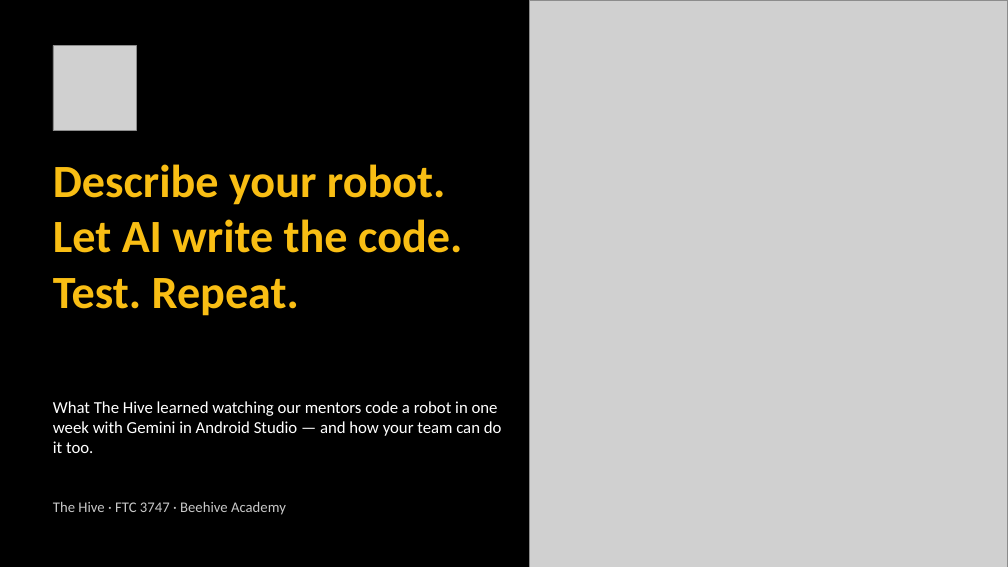
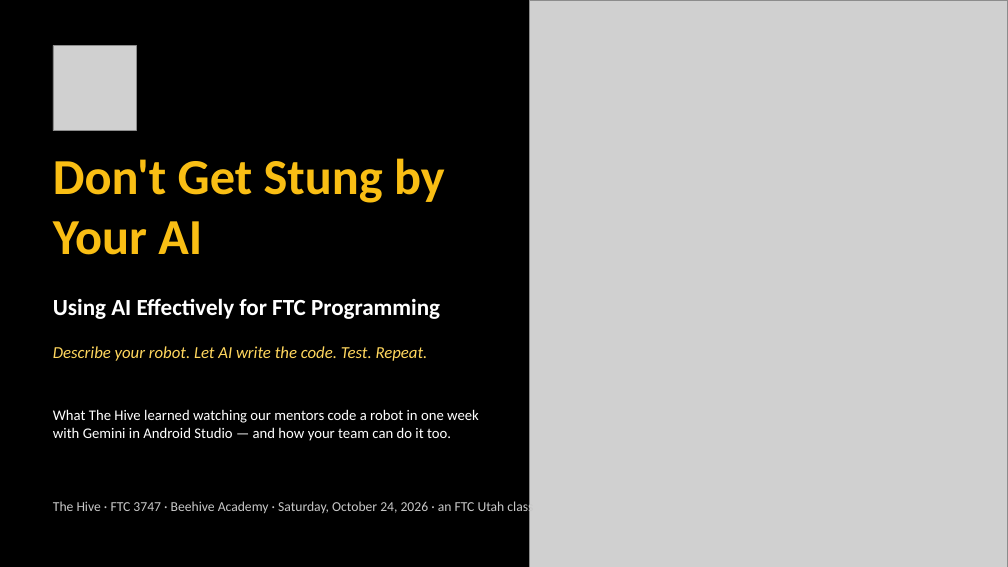
Before and after one commit to The-Hive-3747/Teaching-AI-Coding, a slide deck: slide 1 of slides/kickoff.pptx. Drawn at 1008x567 pixels with LibreOffice and Linux fonts; fonts in the diff are those of the drawing; grey boxes stand for pictures. Boxes give left, top, right and bottom in pixels: in the first picture for what was removed or moved away, otherwise in the second. Text is boxed around its words. In the diff, an @@ line names an element or a change of style, - is before the commit and + after.

```diff
--- a/slides/kickoff.pptx
+++ b/slides/kickoff.pptx
@@ text added at [53, 158, 445, 255], 48 pt, text #F9BE14, bold @@
+Don't Get Stung by Your AI
@@ text added at [53, 298, 440, 319], 22 pt, text #FFFFFF, bold @@
+Using AI Effectively for FTC Programming
@@ text at [53, 346, 428, 361]: text changed; size 44 to 16 pt; text colour #F9BE14 to #FFD75E; bold off; italic on @@
-Describe your robot.
-Let AI write the code.
-Test. Repeat.
+Describe your robot. Let AI write the code. Test. Repeat.
@@ text "Describe your robot. Let AI ..." at [53, 346, 428, 361]: vertical alignment top to middle @@
@@ text "What The Hive learned watching ..." at [53, 409, 479, 441]: size 16 to 14 pt @@
@@ text at [53, 500, 533, 516]: text changed; size 14 to 13 pt @@
-The Hive · FTC 3747 · Beehive Academy
+The Hive · FTC 3747 · Beehive Academy · Saturday, October 24, 2026 · an FTC Utah class
```
Also in this commit, not shown: 2 other slides changed, 7 other files.
